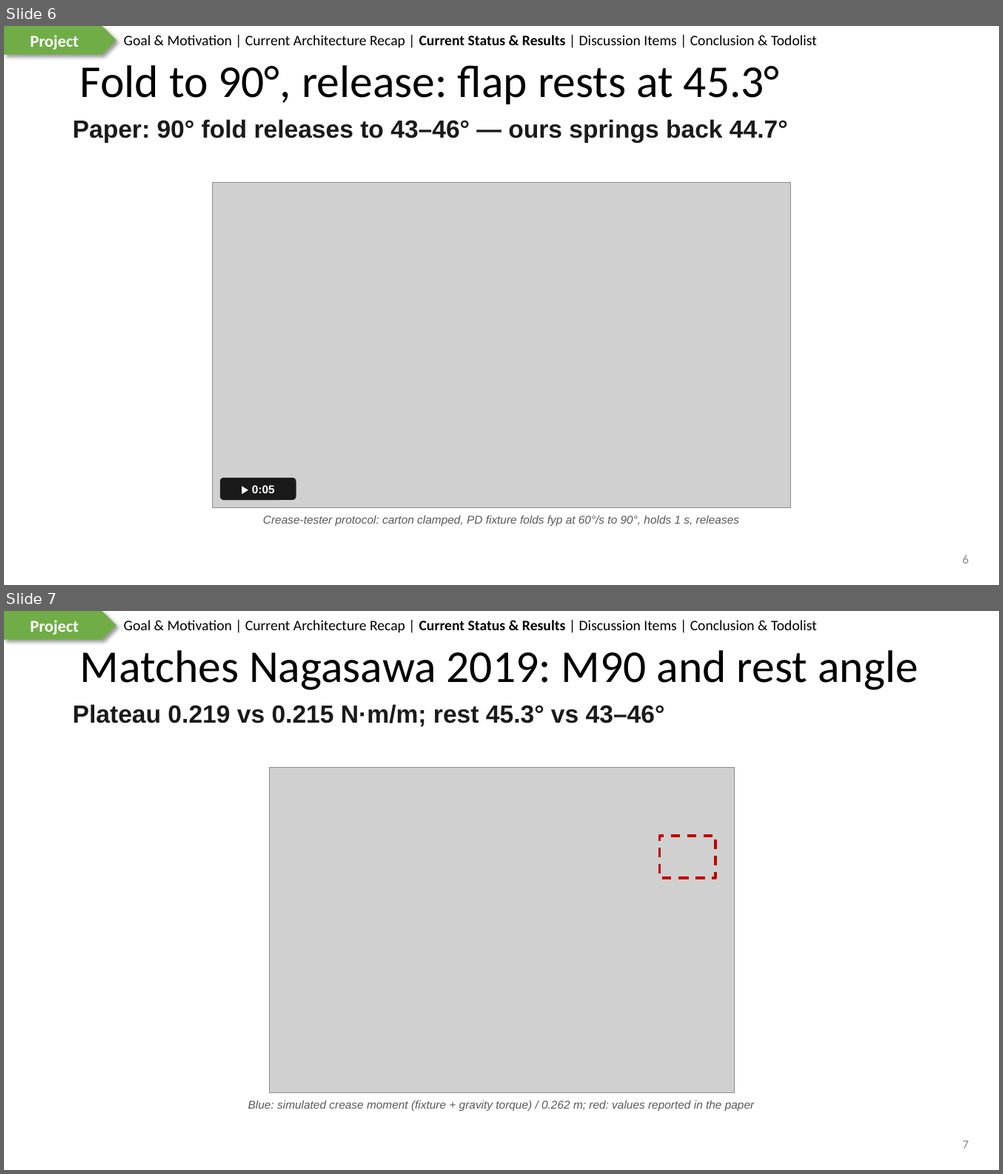
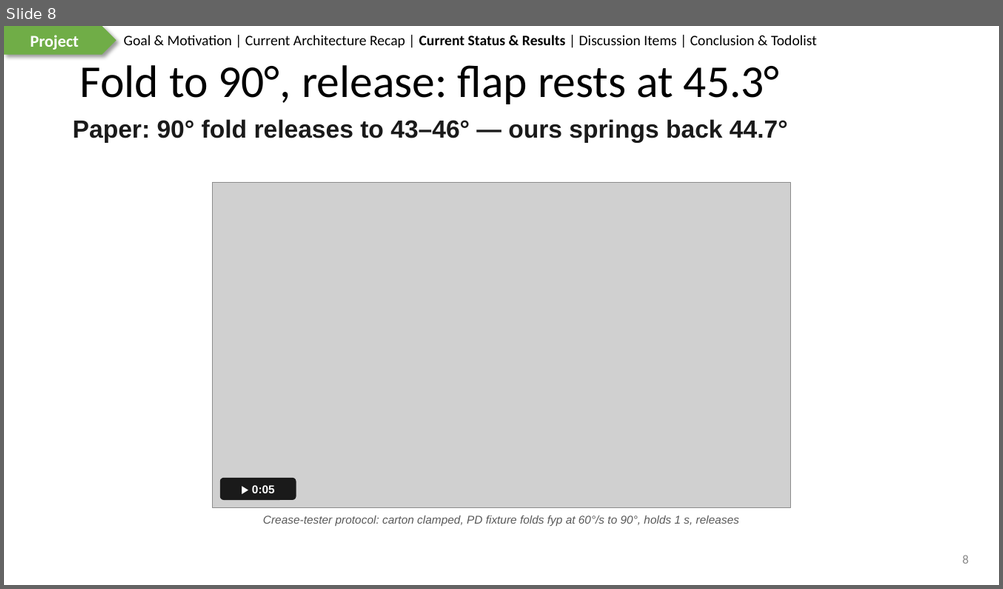
Before and after one commit to wyattsheu/sim-forge, a slide deck: sims/fr3_bubblewrap_pack_handoff_20261007/docs/slides/2026-10-10-Carton-Crease.pptx. Shown one above the other, each under a label of ours: slides 6 and 7 before the commit, slide 8 after it. The pictures are 1003x1174 and 1003x589 pixels, drawn with LibreOffice and Linux fonts; fonts in the diff are those of the drawing; grey boxes stand for pictures. Boxes give left, top, right and bottom in pixels: in the first picture for what was removed or moved away, otherwise in the second. Text is boxed around its words. In the diff, an @@ line names an element or a change of style, - is before the commit and + after.

Commit message:
fr3 handoff slides: paper figures beside ours (Fig. 8, Fig. 10), typeset crease equations, mechanics summary, delivered carton vs carton_v1 and why carton_v1's model was chosen

```diff
--- a/sims/fr3_bubblewrap_pack_handoff_20261007/docs/slides/2026-10-10-Carton-Crease.pptx
+++ b/sims/fr3_bubblewrap_pack_handoff_20261007/docs/slides/2026-10-10-Carton-Crease.pptx
@@ slide 7 removed at (4,611,999,1170), background #FFFFFF; not listed: 3 template elements that a slide beside it also shows @@
@@ title removed at (80,650,918,690) @@
-Matches Nagasawa 2019: M90 and rest angle
@@ text removed at (73,704,665,727) @@
-Plateau 0.219 vs 0.215 N·m/m; rest 45.3° vs 43–46°
@@ picture removed at (270,768,734,1093) @@
@@ rectangle removed at (660,836,716,879) @@
@@ text removed at (248,1101,754,1111) @@
-Blue: simulated crease moment (fixture + gravity torque) / 0.262 m; red: values reported in the paper
@@ page number removed at (962,1141,968,1149) @@
-7
@@ what was slide 6 is now slide 8 @@
@@ page number at (962,555,968,564): text changed @@
-6
+8
```
Also in this commit, not shown: 1 slide changed, 6 slides added, 2 other slides removed, 13 other files.
